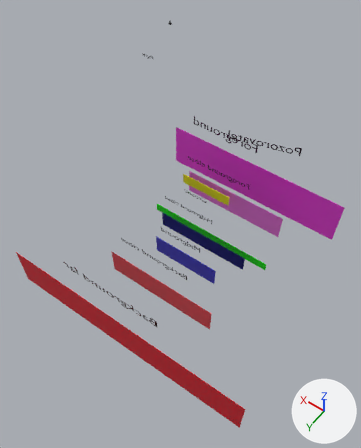
The Blender file untitled.blend as it was, and as the next commit left it.
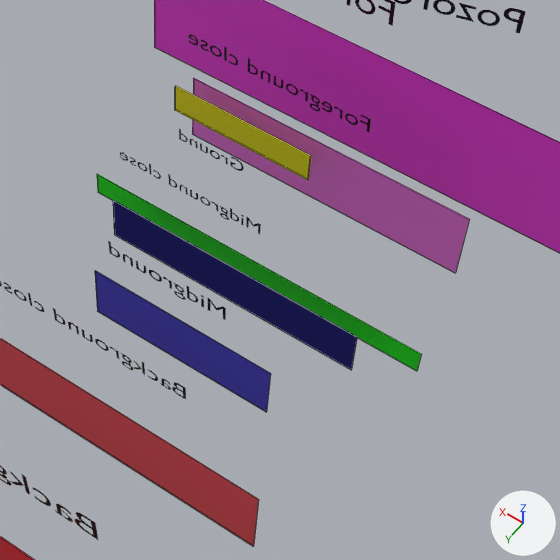
There are two pictures of each version: one whole from a 50 mm camera at (-69.7, 101.9, 200.8) aimed at (11.4, -11.5, 22.6), one close up on the part from 34% to 87% of the width and 32% to 75% of the height. The axes (+X, +Y, +Z) are drawn at lower right. The lights are the same throughout. The close-ups show mesh edges as thin lines.
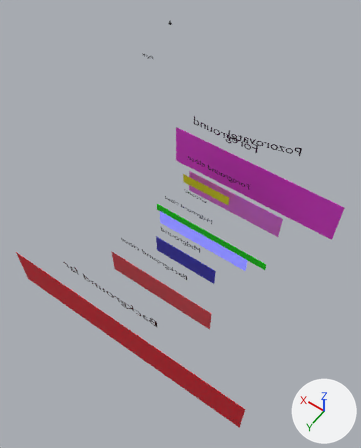
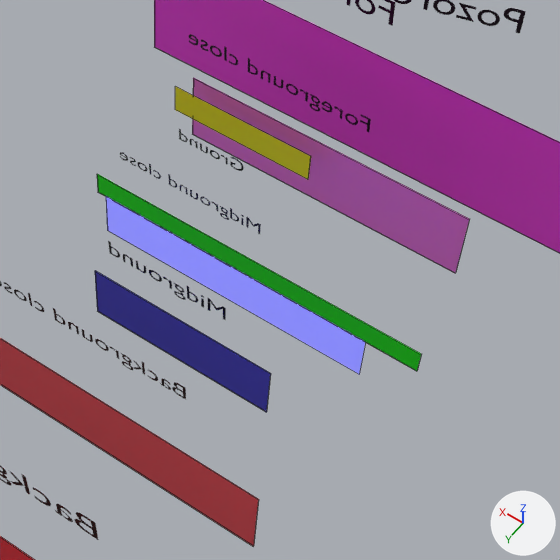
Where the change shows, as pixel boxes (x1, y1, x2, y2) in the close-ups (560 x 560 px):
'Cube.004', rescaled (not visible before)
    after: (106, 196, 365, 374)
'Cube.005', surface changed, rescaled (not visible afterwards)
    before: (113, 200, 357, 370)
'Cube.008', rescaled
    before: (175, 86, 311, 180)
    after: (175, 86, 311, 179)

Edits to the bpy script that builds the scene:
```text
Change mat_material_015:
    add mat_material_015.emission_strength = 1.0
Change ob_cube_004:
    ob_cube_004.scale: (22.1, 0.0725, 4.35) -> (23.5, -0.00898, 4.35)
Change ob_cube_005:
    ob_cube_005.scale: (22.1, 0.0725, 4.35) -> (23.5, -0.00898, 4.35)
Change ob_cube_008:
    ob_cube_008.scale: (12.9, -0.145, 2.8) -> (12.9, -0.00155, 2.8)
```
